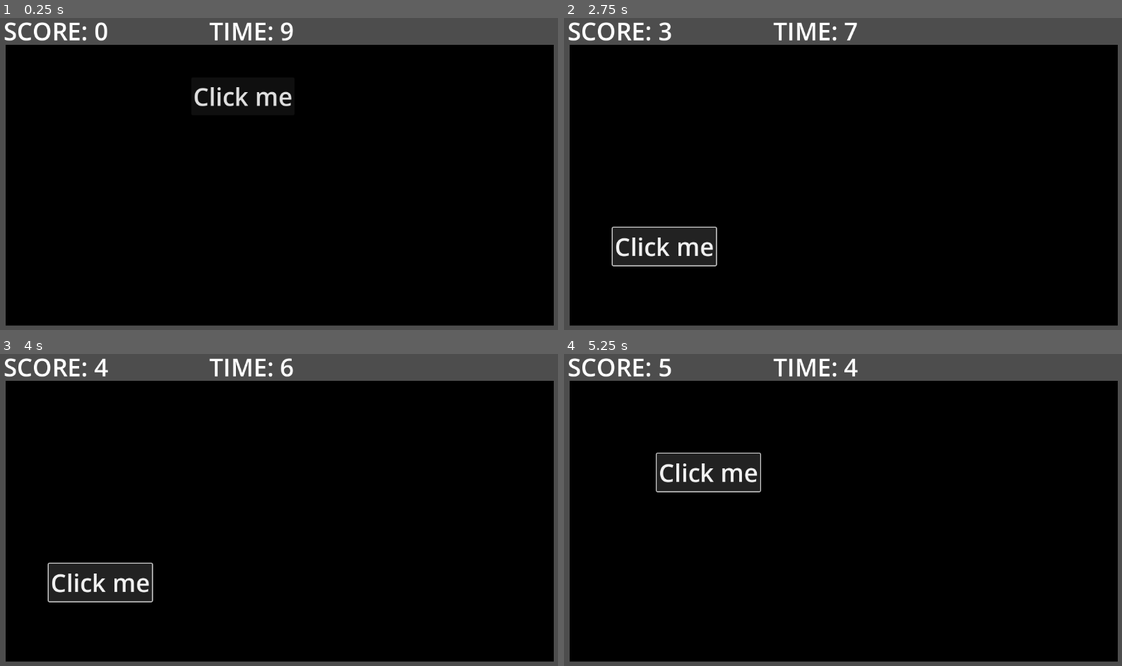
Above: before the commit, frames 1-4 (two rows, left to right).
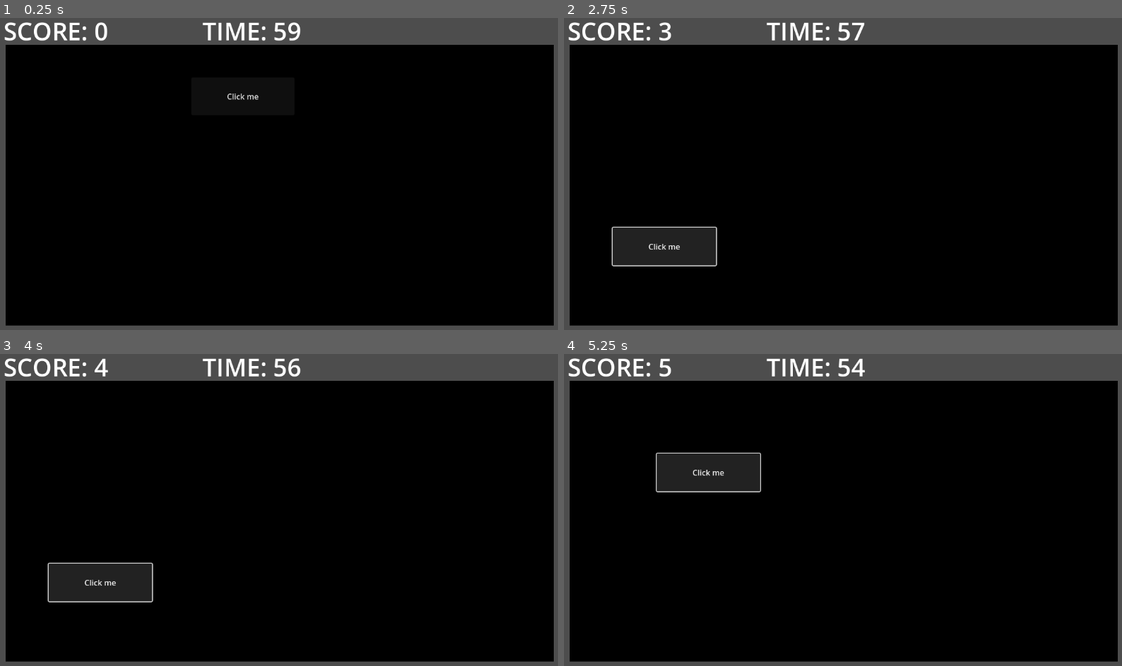
Above: after the commit, the same moments.

Repository: CD1FOX/ClickTheButtonGame
Game: Godot game, scene res://main.tscn
The game is run twice, just before and just after one commit, with the same random seed, the same clock (stepped at 60 frames per second) and the same inputs.
Inputs:
- Up to frame 1 (0.25 s): no input
- Up to frame 2 (2.75 s): click "Click me" at 0.5 s; click "Click me" at 1.25 s; click "Click me" at 2 s
- Up to frame 3 (4 s): tap Enter at 3.5 s
- Up to frame 4 (5.25 s): tap Space at 5 s

The runs differ from the first frame. In frame 1, 1.0% of the frame differs, in the area x 34-54%, y 1-29%; in frame 2, 1.0%; in frame 3, 1.0%; in frame 4, 1.0%.

Commit message:
Update
Added:
- Difficulty Scaling

Diff:
--- a/main.gd
+++ b/main.gd
@@ -2,6 +2,16 @@
 
 #add a variable to count the clicks
 var clickCount = 0
+
+var shrinkAlready = false
+
+func ShrinkSize():
+	if not shrinkAlready:
+		$Button.size.x -= 20
+		$Button.size.y -= 20
+
+	shrinkAlready = true;
+
 
 func RandomLocations():
 	var randomNumberX = randi_range(21, 928)
@@ -21,6 +31,11 @@
 	#TimerLeft
 	$TimeLeftLabel.text = "TIME: " + str(int($TimeLeftTimer.time_left))
 
+	if clickCount % 10 == 0 and clickCount != 0:
+		ShrinkSize()
+	else:
+		shrinkAlready = false
+
 func _on_button_pressed() -> void:
 	clickCount += 1
 
--- a/main.tscn
+++ b/main.tscn
@@ -42,11 +42,10 @@
 offset_top = 555.0
 offset_right = 1139.0
 offset_bottom = 632.0
-theme_override_font_sizes/font_size = 50
 text = "Click me"
 
 [node name="TimeLeftTimer" type="Timer" parent="."]
-wait_time = 10.0
+wait_time = 60.0
 
 [connection signal="timeout" from="RepositionTimer" to="." method="_on_timer_timeout"]
 [connection signal="pressed" from="Button" to="." method="_on_button_pressed"]
